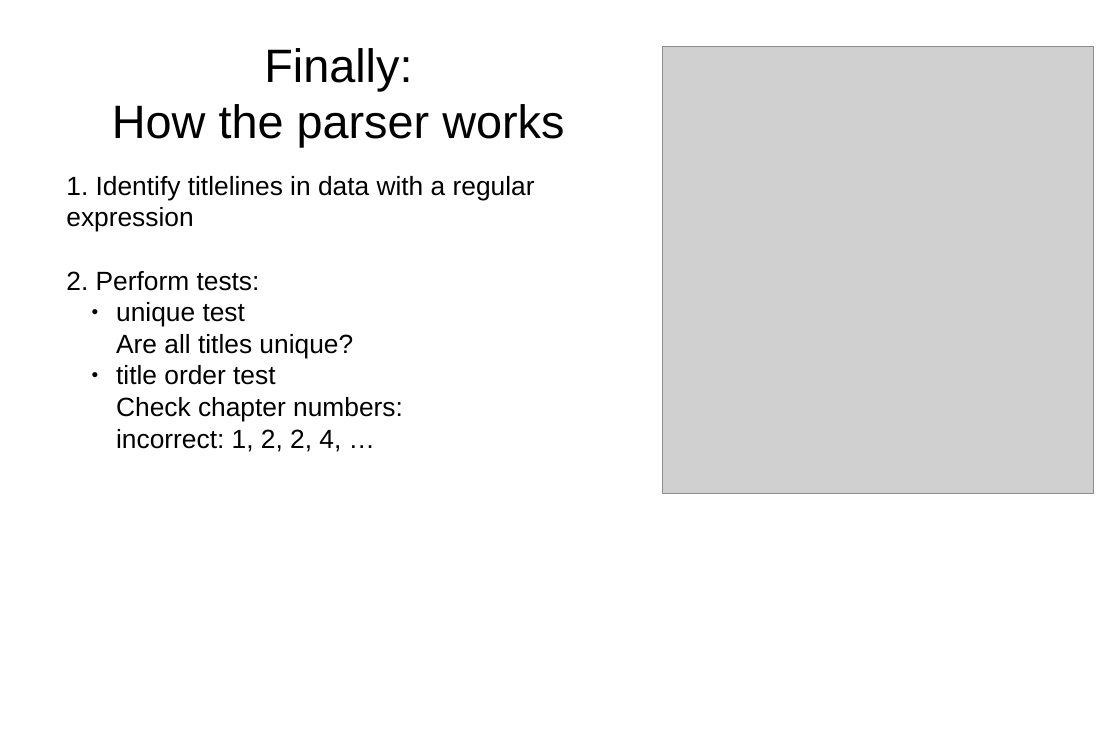
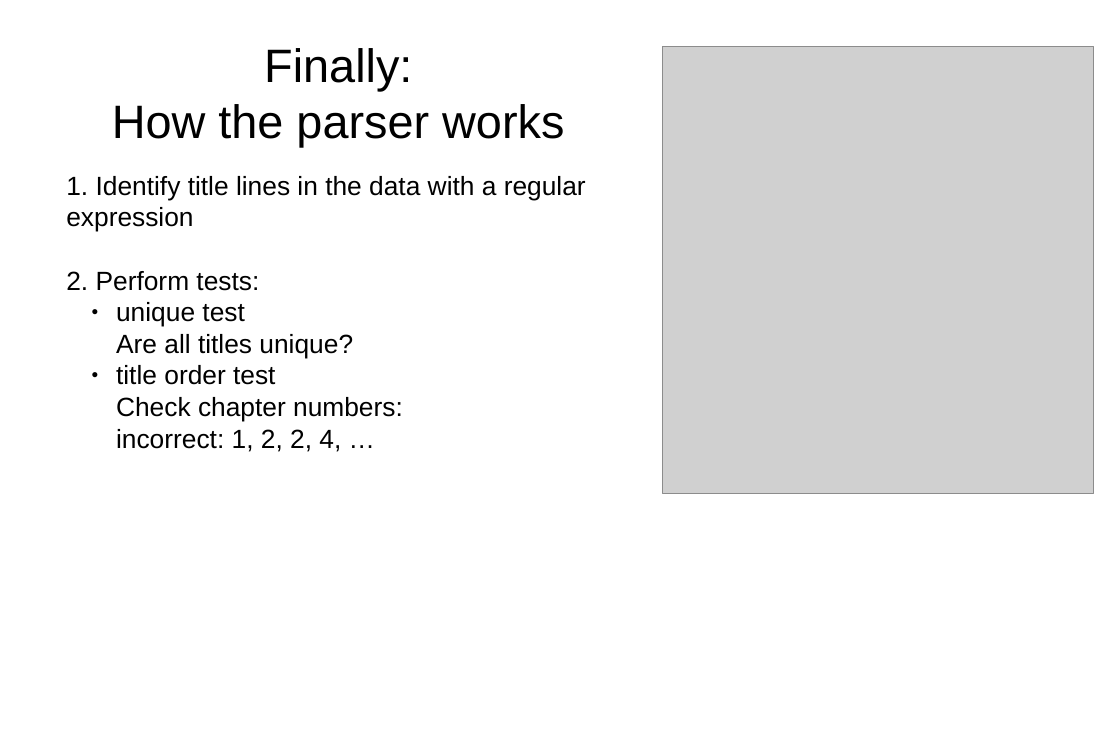
Before and after one commit to jn100py/portfolio, a slide deck: slide 11 of test_applications/1min_presentation_testapplications.pptx. Drawn at 1120x747 pixels with LibreOffice and Linux fonts; fonts in the diff are those of the drawing; grey boxes stand for pictures. Boxes give left, top, right and bottom in pixels: in the first picture for what was removed or moved away, otherwise in the second. Text is boxed around its words. In the diff, an @@ line names an element or a change of style, - is before the commit and + after.

Commit message:
Update presentation

```diff
--- a/test_applications/1min_presentation_testapplications.pptx
+++ b/test_applications/1min_presentation_testapplications.pptx
@@ text at (66,176,586,232): text changed @@
-1. Identify titlelines in data with a regular expression
+1. Identify title lines in the data with a regular expression
```
Also in this commit, not shown: 4 other slides changed, 1 other file.
